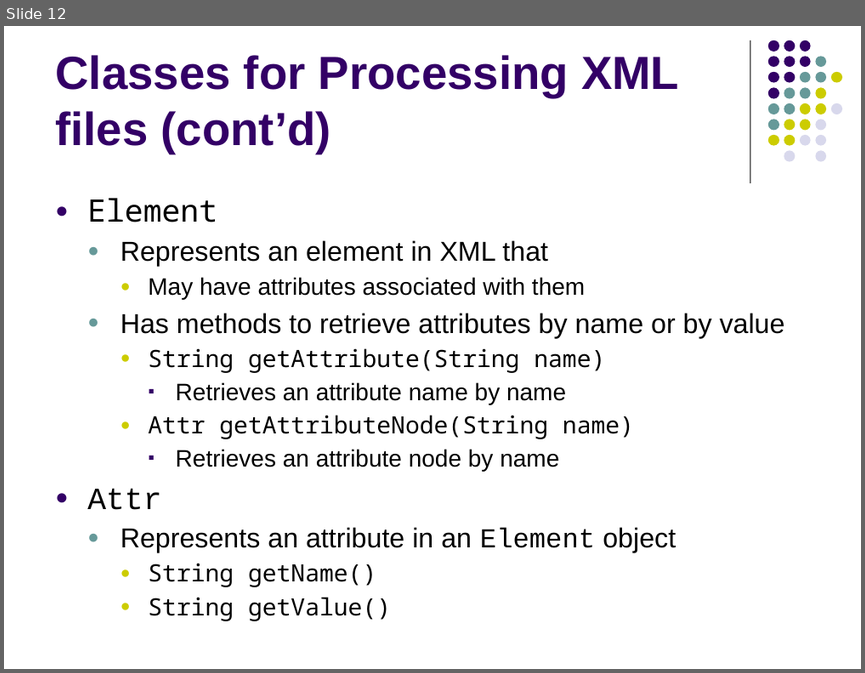
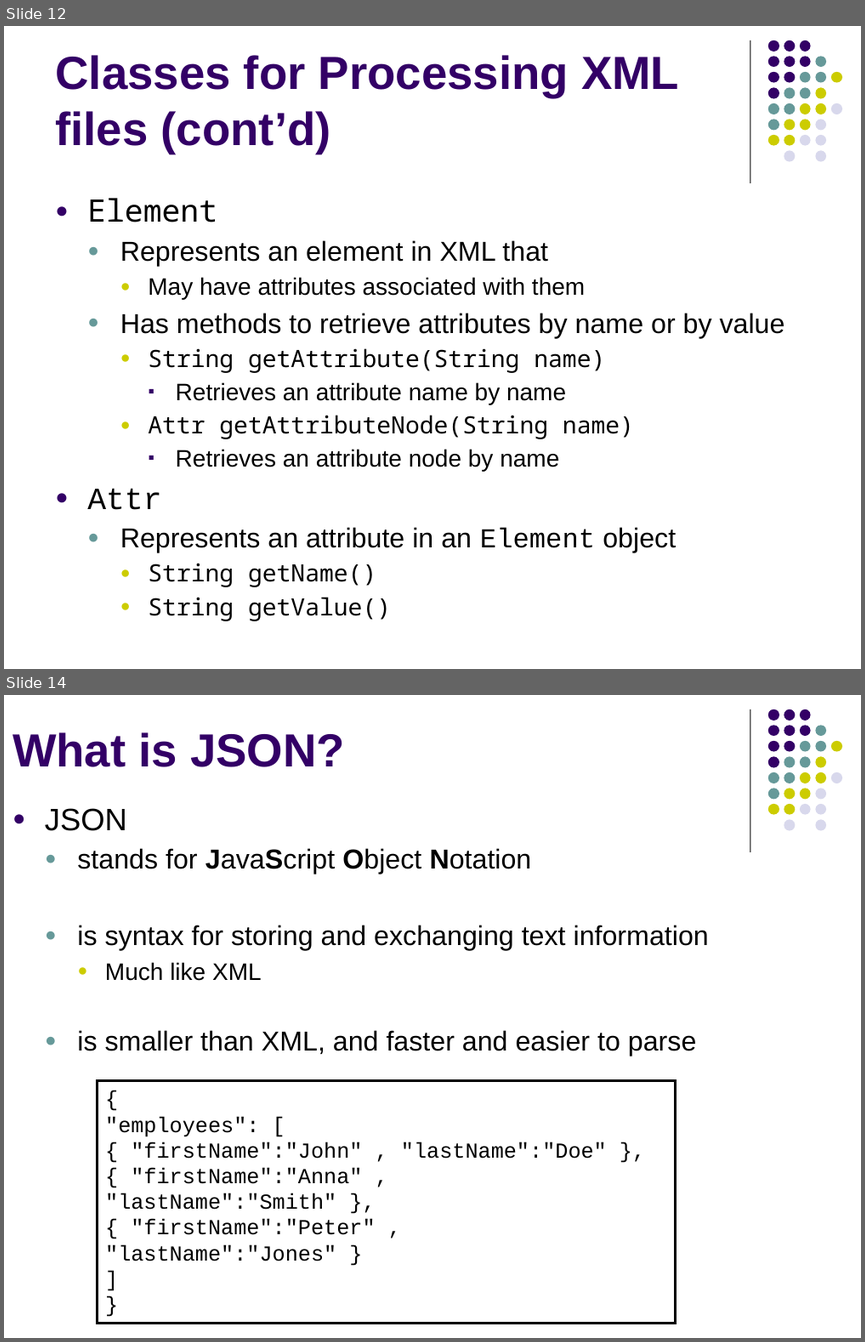
Before and after one commit to wissamfawaz/lau-coe312-data-structures, a slide deck: slides/Lecture6.pptx. Shown one above the other, each under a label of ours: slide 12 before the commit, slides 12 and 14 after it; the slides between them are not shown. The pictures are 865x673 and 865x1342 pixels, drawn with LibreOffice and Linux fonts; fonts in the diff are those of the drawing. Boxes give left, top, right and bottom in pixels: in the first picture for what was removed or moved away, otherwise in the second. Text is boxed around its words. In the diff, an @@ line names an element or a change of style, - is before the commit and + after.

```diff
--- a/slides/Lecture6.pptx
+++ b/slides/Lecture6.pptx
@@ slide 14 added at [4, 695, 861, 1338], background #FFFFFF; not listed: 32 template elements that a slide beside it also shows @@
@@ title added at [12, 732, 345, 767], 39 pt, text #330066, bold @@
+What is JSON?
@@ text added at [45, 808, 709, 1055], 23 pt, text #000000 @@
+● JSON
+  ● stands for JavaScript Object Notation
+  ● is syntax for storing and exchanging text information
+    ● Much like XML
+  ● is smaller than XML, and faster and easier to parse
@@ rectangle added at [97, 1081, 675, 1323], outline #000000 2 pt, 18 pt, text #000000 @@
+{
+"employees": [
+{ "firstName":"John" , "lastName":"Doe" },
+{ "firstName":"Anna" , "lastName":"Smith" },
+{ "firstName":"Peter" , "lastName":"Jones" }
+]
+}
```
Also in this commit, not shown: 3 other slides added.
